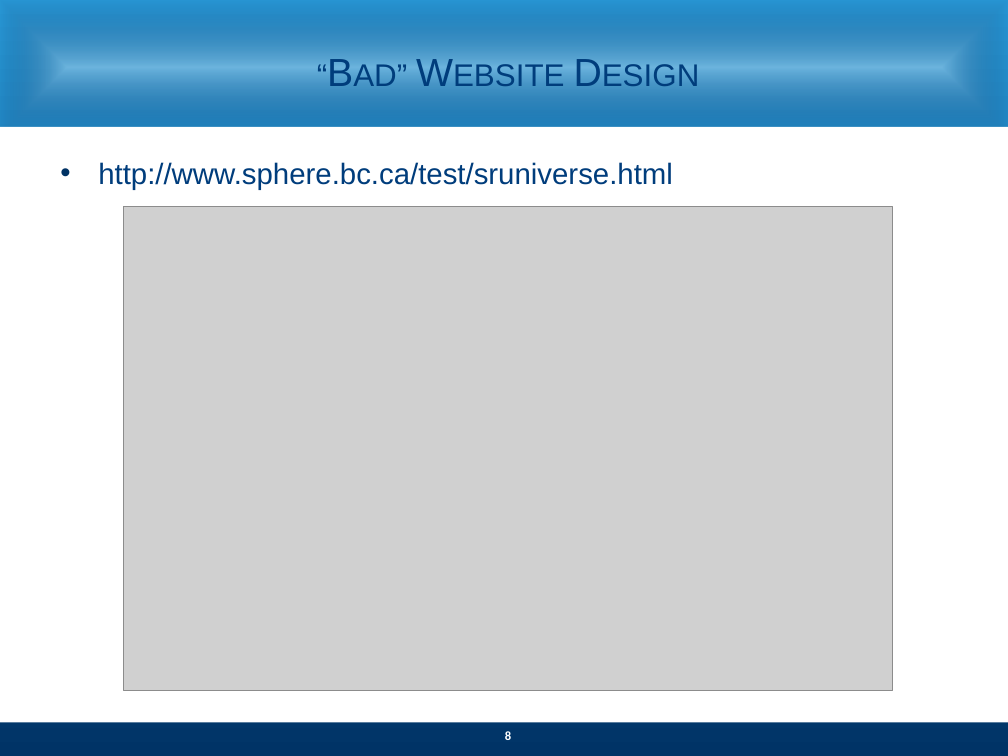
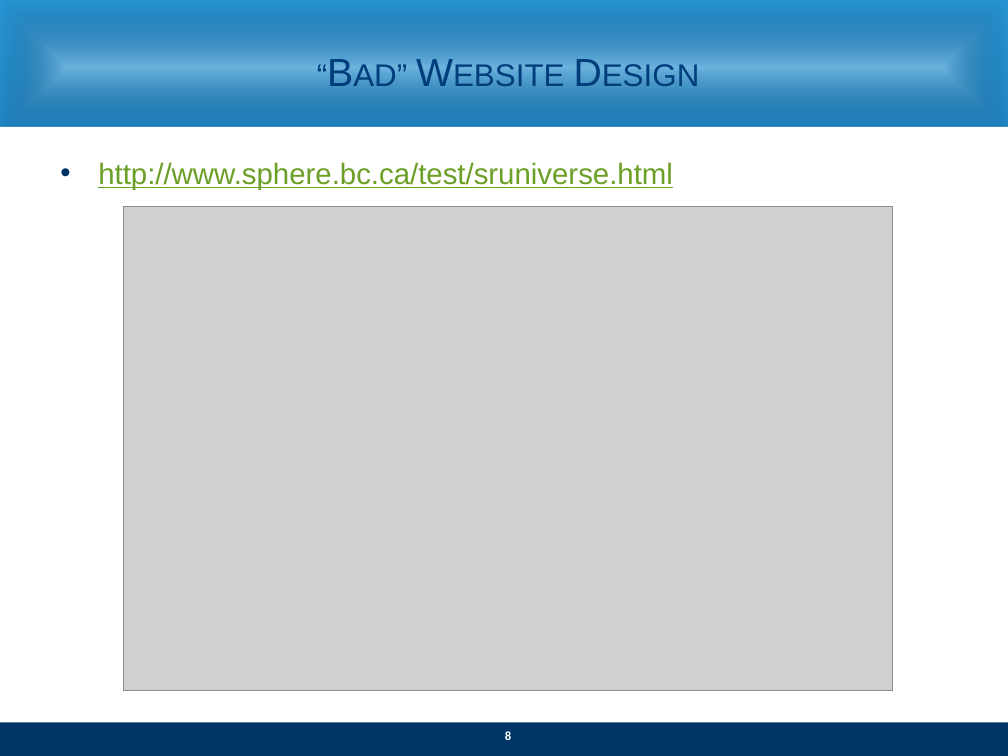
Before and after one commit to zithrandmir/sparkle, a slide deck: slide 8 of Extended Campuses/EC CSS HTML Presentation.pptx. Drawn at 1008x756 pixels with LibreOffice and Linux fonts; fonts in the diff are those of the drawing; grey boxes stand for pictures. Boxes give left, top, right and bottom in pixels: in the first picture for what was removed or moved away, otherwise in the second. Text is boxed around its words. In the diff, an @@ line names an element or a change of style, - is before the commit and + after.

Commit message:
/ ‘Extended Campuses/EC CSS HTML Presentation.pptx’

```diff
--- a/Extended Campuses/EC CSS HTML Presentation.pptx
+++ b/Extended Campuses/EC CSS HTML Presentation.pptx
@@ text "http://www.sphere.bc.ca/test/sruniverse.html" at (98,162,673,190): text colour #003D7C to #6B9F25, underline on @@
```
Also in this commit, not shown: 1 other slide changed.
